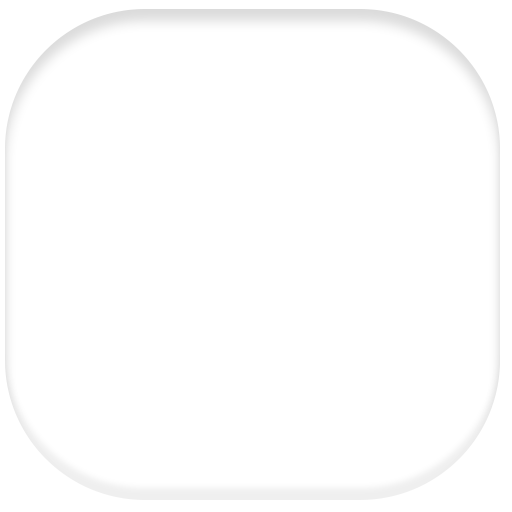
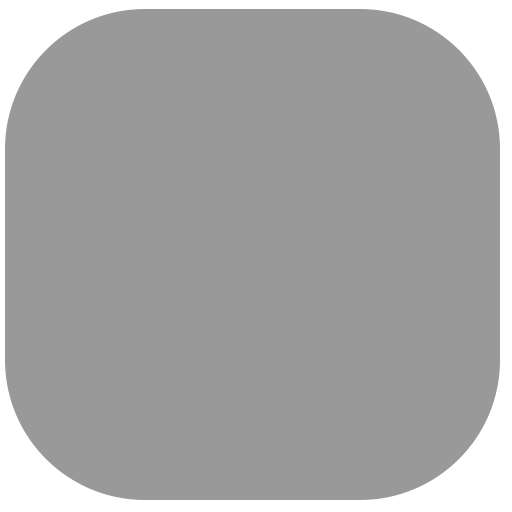
Before/after of a 512 × 512 layered artwork. What changed in the layer stack:
added layer "Rounded Rectangle 1 inside" (40%) above "Rounded Rectangle 1" over [5, 9, 500, 500]
